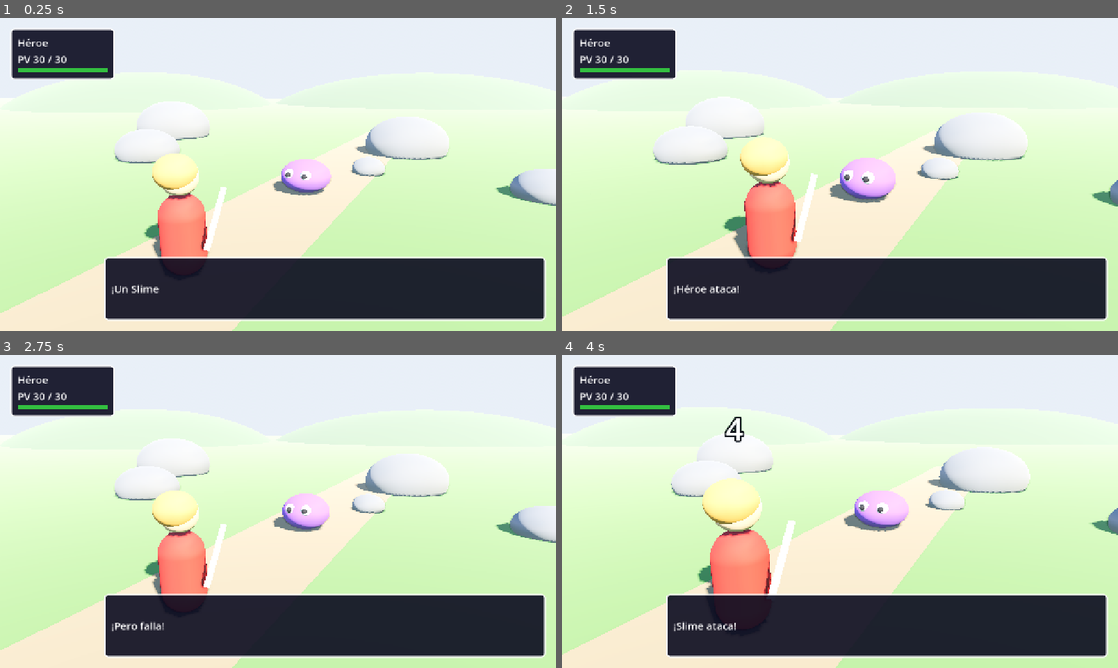
Above: before the commit, frames 1-4 (two rows, left to right).
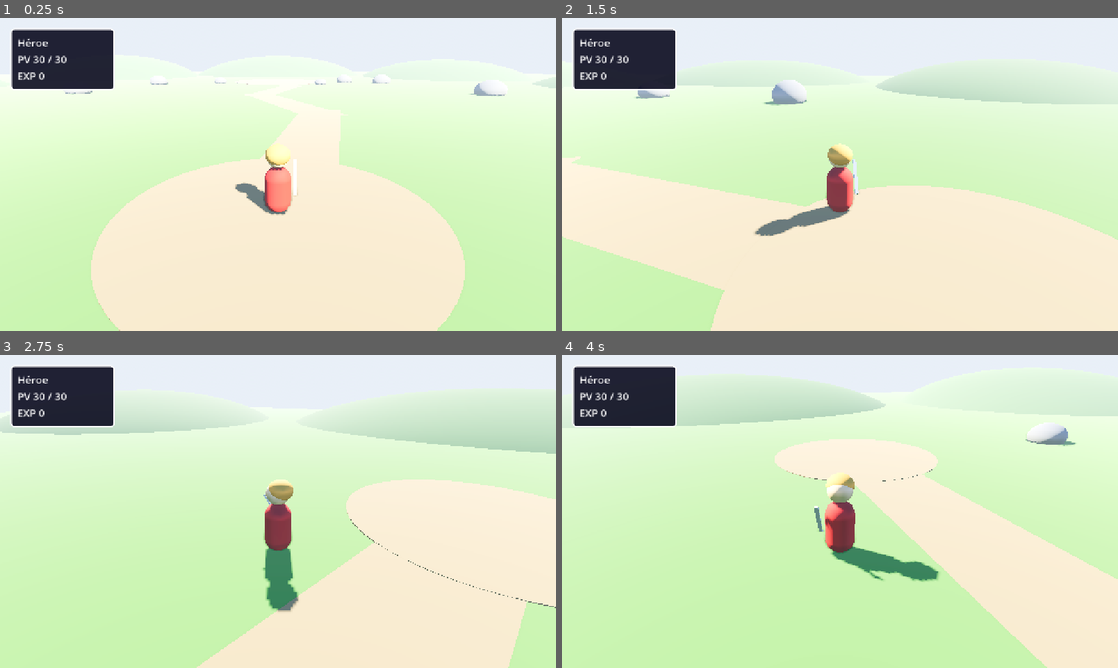
Above: after the commit, the same moments.

Repository: apergas/rpg-turnos
Game: Godot game, scene res://scenes/game/game.tscn
Two runs of this game, one before a commit and one after it. Both use one fixed random seed, a clock stepped at 60 frames per second and the inputs below.
Inputs (mouse positions are in pixels of both pictures, inside the frame that each line leads up to):
- Up to frame 1 (0.25 s): no input
- Up to frame 2 (1.5 s): tap Enter (ui_accept) at 0.5, 0.77 s; move the mouse to (812, 237) at 0.52 s; hold W 0.53-1.25 s; hold Q 0.53-1.25 s; click (812, 237) at 0.67 s; drag from (1006, 221) to (812, 237) at 1.27 s
- Up to frame 3 (2.75 s): move the mouse to (111, 464) at 2.02 s; hold A from 2.03 s (still down); hold Q from 2.03 s (still down); click (111, 464) at 2.17 s
- Up to frame 4 (4 s): release A at 2.75 s; release Q at 2.75 s; drag from (867, 511) to (673, 464) at 2.77 s; move the mouse to (756, 433) at 3.52 s; hold S from 3.53 s (still down); hold Q from 3.53 s (still down); click (756, 433) at 3.67 s; tap Enter (ui_accept) at 3.77 s

The runs differ from the first frame. In frame 1, 39% of the frame differs, in the area x 0-100%, y 16-100%; in frame 2, 50%; in frame 3, 54%, in the area x 0-100%, y 11-100%; in frame 4, 52%.

Commit message:
Run battles on top of the world map with fades and respawn

Diff:
--- a/scripts/game/game.gd
+++ b/scripts/game/game.gd
@@ -1,26 +1,67 @@
 extends Node
-## Root scene. Owns the GameState and, for now, runs battles back to back; the world
-## map is added later. A lost battle heals the hero; HP otherwise carries over.
+## Root scene. Owns the GameState and the world map, and puts a battle on top of the
+## map when an encounter starts. The map is never freed, so the hero's position, the
+## camera and the encounter grace survive the battle. A defeat heals the hero and
+## sends them back to the spawn point; EXP is kept.
 
 const HERO_DATA := preload("res://data/hero.tres")
 const SLIME_DATA := preload("res://data/slime.tres")
 const BATTLE_SCENE := preload("res://scenes/battle/battle_scene.tscn")
+const WORLD_SCENE := preload("res://scenes/world/world.tscn")
+const FADE_TIME := 0.3
 
 var state: GameState
+
+var _world: World
+var _fade: ColorRect
+var _busy := false
 
 
 func _ready() -> void:
 	state = GameState.new(HERO_DATA)
-	while true:
-		var won := await _run_battle()
-		if not won:
-			state.heal_full()
+	_world = WORLD_SCENE.instantiate()
+	add_child(_world)
+	_world.refresh_status(state.hero)
+	_world.encounter_triggered.connect(_on_encounter)
+	_build_fade()
 
 
-func _run_battle() -> bool:
+func _on_encounter() -> void:
+	if _busy:
+		return
+	_busy = true
+	await _fade_to(1.0)
+	_world.set_active(false)
 	var battle: BattleScene = BATTLE_SCENE.instantiate()
 	battle.setup(state.hero, SLIME_DATA)
 	add_child(battle)
+	await _fade_to(0.0)
 	var won: bool = await battle.finished
+	await _fade_to(1.0)
 	battle.queue_free()
-	return won
+	if not won:
+		state.heal_full()
+		_world.respawn()
+	_world.refresh_status(state.hero)
+	_world.set_active(true)
+	await _fade_to(0.0)
+	if not won:
+		_world.show_notice("Has vuelto al inicio.")
+	_busy = false
+
+
+func _build_fade() -> void:
+	var layer := CanvasLayer.new()
+	layer.layer = 10
+	add_child(layer)
+	_fade = ColorRect.new()
+	_fade.color = Color(0, 0, 0, 0)
+	_fade.mouse_filter = Control.MOUSE_FILTER_IGNORE
+	_fade.set_anchors_preset(Control.PRESET_FULL_RECT)
+	layer.add_child(_fade)
+
+
+func _fade_to(alpha: float) -> void:
+	var t := create_tween()
+	t.tween_property(_fade, "color:a", alpha, FADE_TIME)
+	await t.finished
